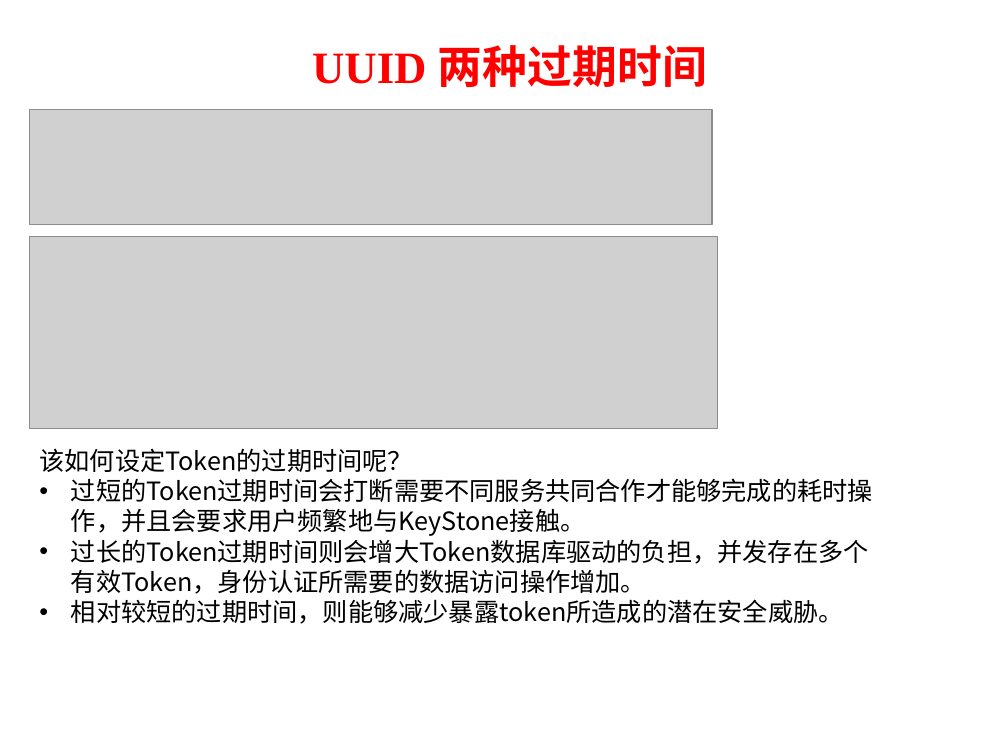
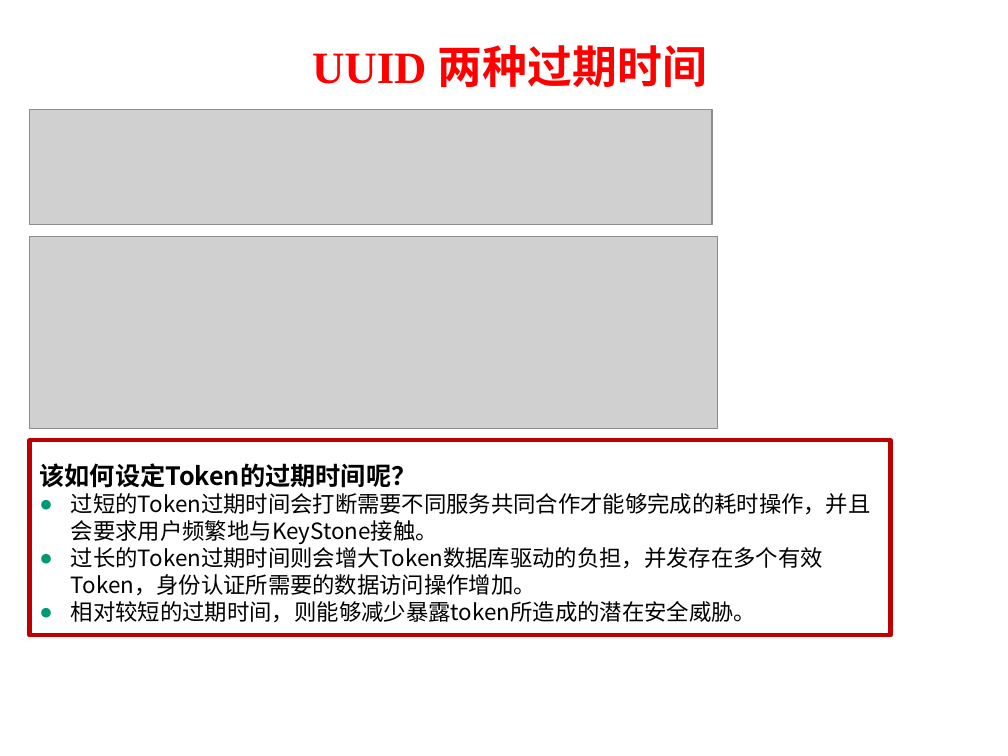
Before and after one commit to kebreathing/E-Learning, a slide deck: slide 10 of 组会/keystone-Token与Fernet.pptx (slide 11 before the commit). Drawn at 1008x756 pixels with LibreOffice and Linux fonts; fonts in the diff are those of the drawing; grey boxes stand for pictures; background and template pictures are left out. Boxes give left, top, right and bottom in pixels: in the first picture for what was removed or moved away, otherwise in the second. Text is boxed around its words. In the diff, an @@ line names an element or a change of style, - is before the commit and + after.

```diff
--- a/组会/keystone-Token与Fernet.pptx
+++ b/组会/keystone-Token与Fernet.pptx
@@ rectangle "该如何设定Token的过期时间呢？": place and size @@
-rectangle "该如何设定Token的过期时间呢？" at box(39, 448, 873, 624)
+rectangle "该如何设定Token的过期时间呢？" at box(29, 440, 890, 636)
@@ rectangle "该如何设定Token的过期时间呢？" at box(29, 440, 890, 636): bold on in "该如何设定Token的过期时间呢？"; size 18 to 16 pt in "过短的Token过期时间会打断需要不同服务共同合作才能够完成的耗时操作，并且会要求用户频繁地与KeyStone接触。", "过长的Token过期时间则会增大Token数据库驱动的负担，并发存在多个有效Token，身份认证所需要的数据访问操作增加 ...", "相对较短的过期时间，则能够减少暴露token所造成的潜在安全威胁。"; line spacing 1 to 1.5; bullet • to ●; outline none to #C00000 3 pt @@
```
Also in this commit, not shown: 12 other slides changed, 1 slide removed, 2 other files.
